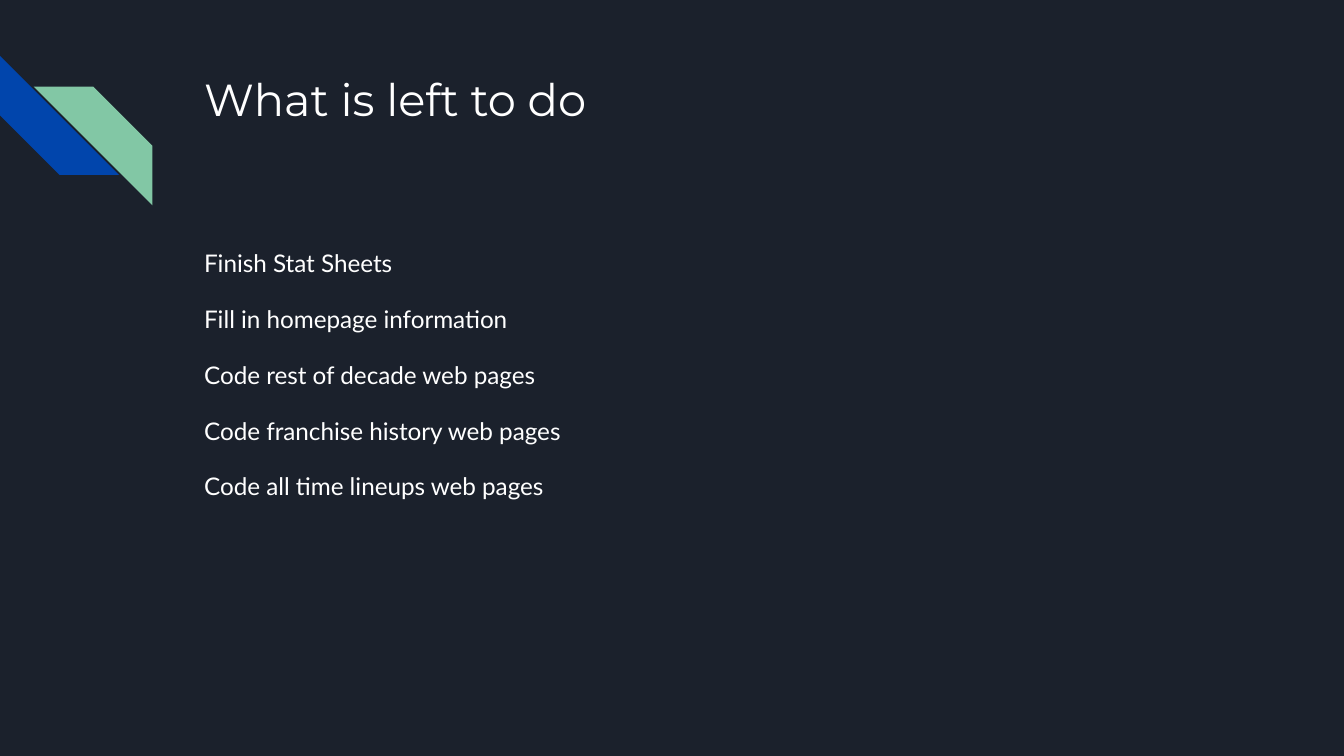
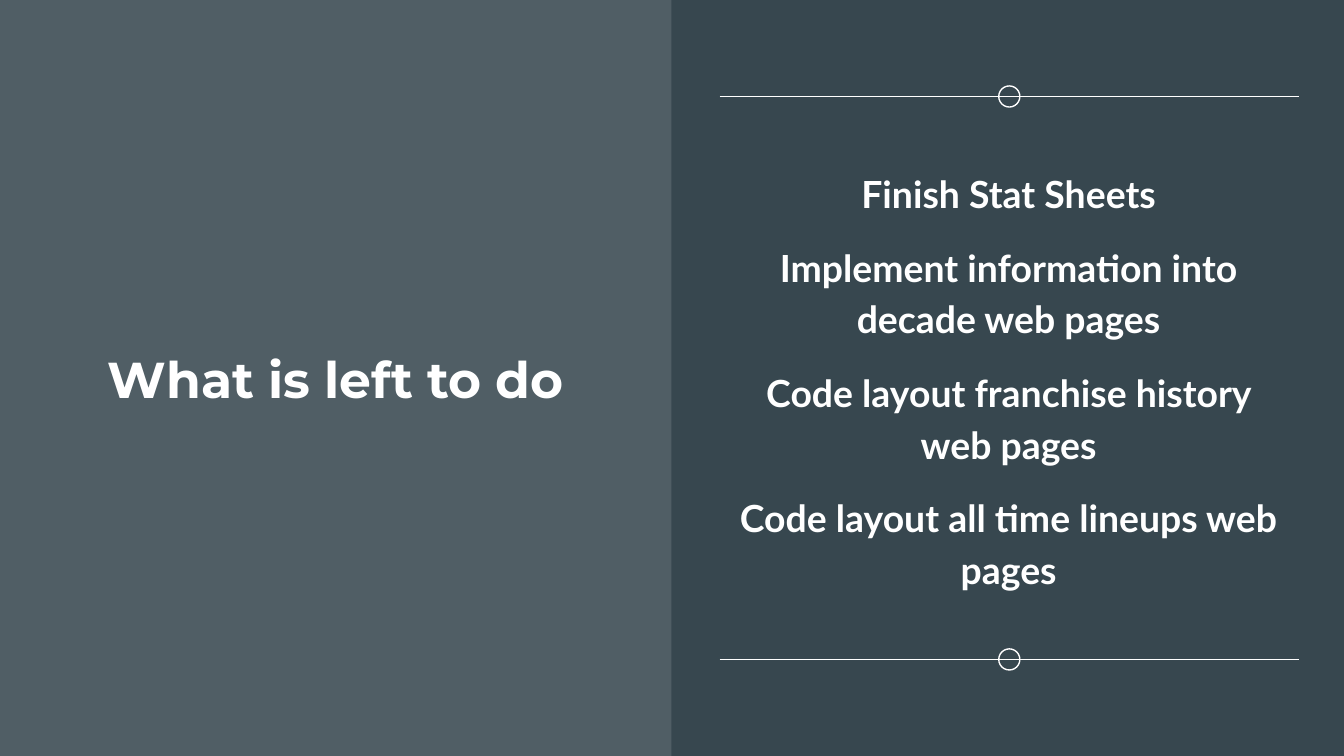
Before and after one commit to UnterLort/EverythingBasketball, a slide deck: slide 19 of Everything_Basketball_progress.pptx (slide 13 before the commit). Drawn at 1344x756 pixels with LibreOffice and Linux fonts; fonts in the diff are those of the drawing. Boxes give left, top, right and bottom in pixels: in the first picture for what was removed or moved away, otherwise in the second. Text is boxed around its words. In the diff, an @@ line names an element or a change of style, - is before the commit and + after.

```diff
--- a/Everything_Basketball_progress.pptx
+++ b/Everything_Basketball_progress.pptx
@@ background #1B212C to #37474F @@
@@ rectangle added at [0,0,672,755], fill #FFFFFF at 13% opacity @@
@@ diag stripe removed at [0,56,118,175] @@
@@ diag stripe removed at [34,86,152,204] @@
@@ ellipse added at [999,86,1020,108], outline #FFFFFF 0.75 pt @@
@@ line added from (719, 97) to (1300, 97), #FFFFFF 0.75 pt @@
@@ text "Finish Stat Sheets": place and size @@
-text "Finish Stat Sheets" at [204,254,560,500]
+text "Finish Stat Sheets" at [740,180,1277,591]
@@ text "Finish Stat Sheets" at [740,180,1277,591]: vertical alignment top to middle @@
@@ title "What is left to do": place and size @@
-title "What is left to do" at [204,82,586,117]
+title "What is left to do" at [108,358,564,399]
@@ title "What is left to do" at [108,358,564,399]: size 24 to 27 pt, bold on; alignment left to centre; vertical alignment top to middle @@
@@ text at [861,180,1155,209]: size 13 to 20 pt, bold on in "Finish Stat Sheets"; alignment left to centre @@
@@ text at [740,254,1277,591]: text changed; size 13 to 20 pt; bold on @@
-Fill in homepage information
-Code rest of decade web pages
-Code franchise history web pages
-Code all time lineups web pages
+Implement information into decade web pages
+Code layout franchise history web pages
+Code layout all time lineups web pages
@@ ellipse added at [999,649,1020,671], outline #FFFFFF 0.75 pt @@
@@ line added from (719, 660) to (1300, 660), #FFFFFF 0.75 pt @@
```
Also in this commit, not shown: 13 other slides changed, 6 slides added.
